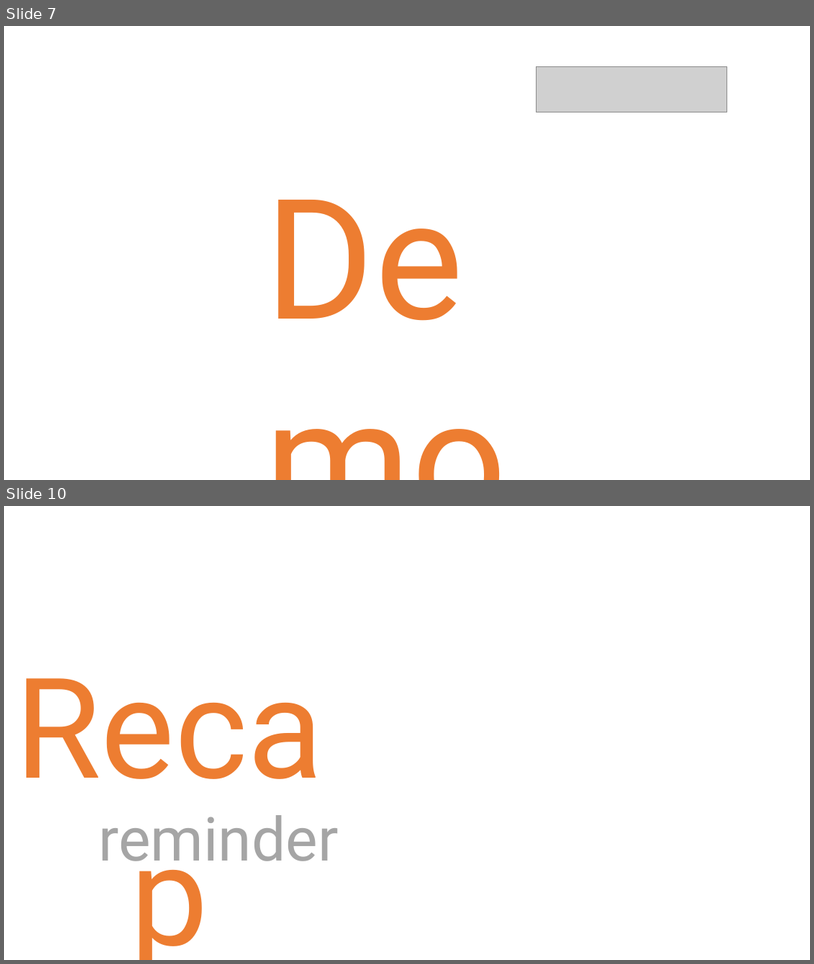
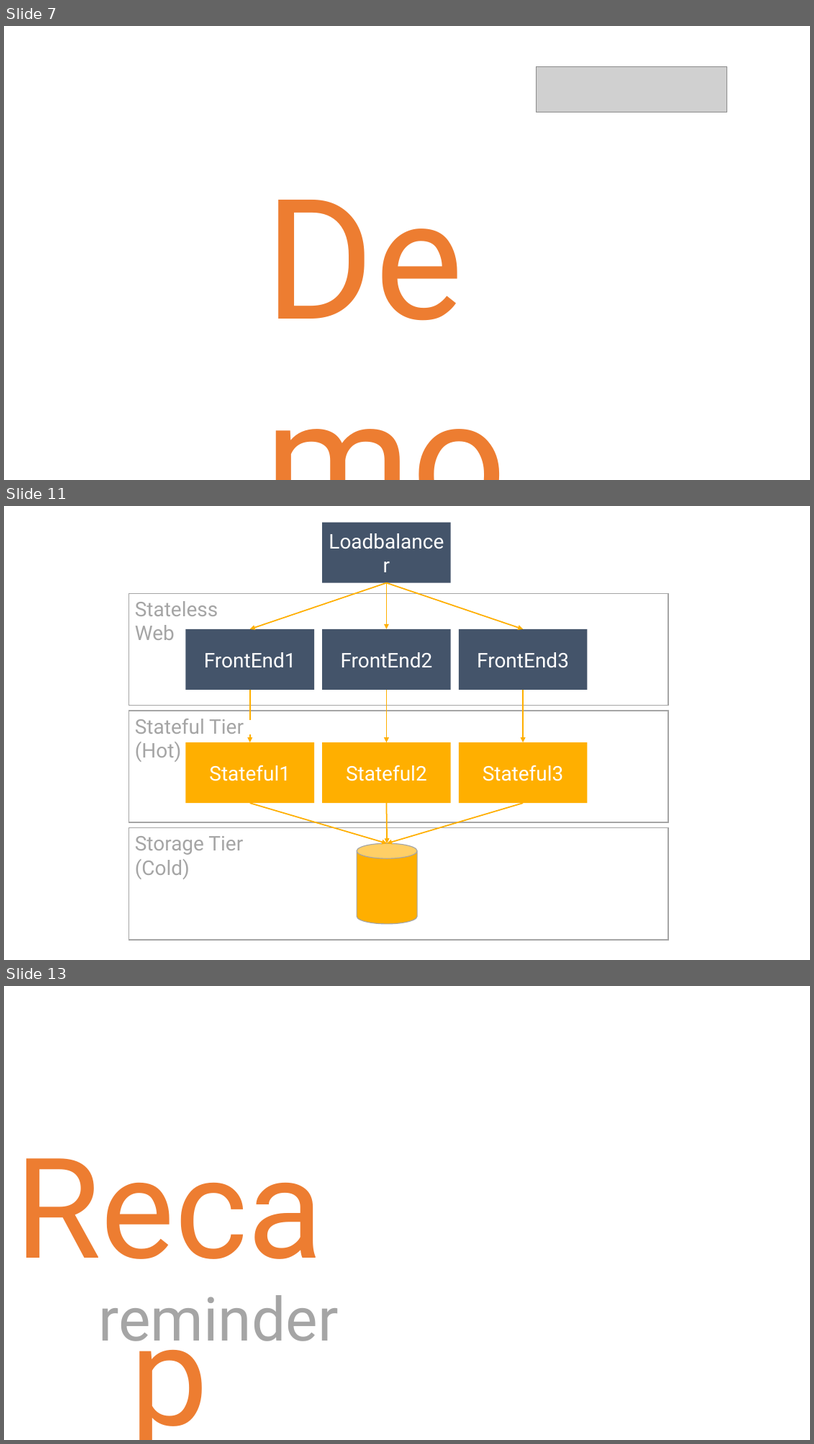
Before and after one commit to danielmarbach/Microservices.ServiceFabric, a slide deck: presentation.pptx. Shown one above the other, each under a label of ours: slides 7 and 10 before the commit, slides 7, 11 and 13 after it; the slides between them are not shown. The pictures are 814x964 and 814x1444 pixels, drawn with LibreOffice and Linux fonts; fonts in the diff are those of the drawing; grey boxes stand for pictures. Boxes give left, top, right and bottom in pixels: in the first picture for what was removed or moved away, otherwise in the second. Text is boxed around its words. In the diff, an @@ line names an element or a change of style, - is before the commit and + after.

```diff
--- a/presentation.pptx
+++ b/presentation.pptx
@@ slide 11 added at (4,506,810,960), background #FFFFFF @@
@@ rectangle added at (322,523,451,583), fill #44546A, 24 pt, text #FFFFFF @@
+Loadbalancer
@@ arrow added from (387, 583) to (250, 629), #FFAF00 1.5 pt @@
@@ arrow added from (387, 583) to (387, 629), #FFAF00 1.5 pt @@
@@ arrow added from (387, 583) to (523, 629), #FFAF00 1.5 pt @@
@@ rectangle added at (129,594,669,705), outline #A5A5A5 1.5 pt @@
@@ text added at (135,601,219,640), 24 pt, text #A5A5A5 @@
+Stateless Web
@@ rectangle added at (186,629,315,690), fill #44546A, 24 pt, text #FFFFFF @@
+FrontEnd1
@@ rectangle added at (322,629,451,690), fill #44546A, 24 pt, text #FFFFFF @@
+FrontEnd2
@@ rectangle added at (459,629,588,690), fill #44546A, 24 pt, text #FFFFFF @@
+FrontEnd3
@@ line added from (250, 690) to (250, 720), #FFAF00 1.5 pt @@
@@ arrow added from (387, 690) to (387, 743), #FFAF00 1.5 pt @@
@@ arrow added from (523, 690) to (523, 743), #FFAF00 1.5 pt @@
@@ rectangle added at (129,710,669,822), outline #A5A5A5 1.5 pt @@
@@ text added at (135,718,244,762), 24 pt, text #A5A5A5 @@
+Stateful Tier (Hot)
@@ rectangle added at (186,743,315,803), fill #FFAF00, 24 pt, text #FFFFFF @@
+Stateful1
@@ arrow added from (250, 734) to (250, 743), #FFAF00 1.5 pt @@
@@ rectangle added at (322,743,451,803), fill #FFAF00, 24 pt, text #FFFFFF @@
+Stateful2
@@ rectangle added at (459,743,588,803), fill #FFAF00, 24 pt, text #FFFFFF @@
+Stateful3
@@ arrow added from (250, 803) to (387, 843), #FFAF00 1.5 pt @@
@@ arrow added from (523, 803) to (387, 843), #FFAF00 1.5 pt @@
@@ arrow added from (387, 803) to (387, 843), #FFAF00 1.5 pt @@
@@ rectangle added at (129,828,669,939), outline #A5A5A5 1.5 pt @@
@@ text added at (135,836,243,879), 24 pt, text #A5A5A5 @@
+Storage Tier (Cold)
@@ cylinder added at (357,843,417,924), fill #FFAF00, outline #A5A5A5 1 pt @@
@@ what was slide 10 is now slide 13 @@
```
Also in this commit, not shown: 1 slide changed, 6 other slides added, 4 slides removed, 1 other file.
